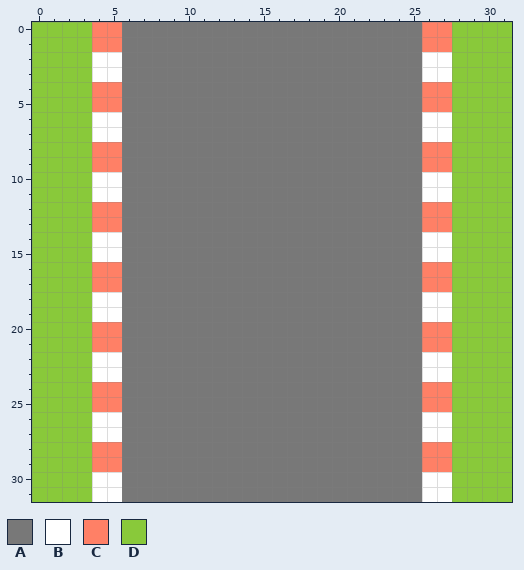
Pixel-art sprite, stored at res/imgs/tiles/road_20V.png. Above: the version before the commit.
The file is 128x128 pixels, drawn in blocks of 4x4; one block is one cell here.
Palette (. is transparent): A #787878  B #ffffff  C #ff8066  D #89c93a
After:
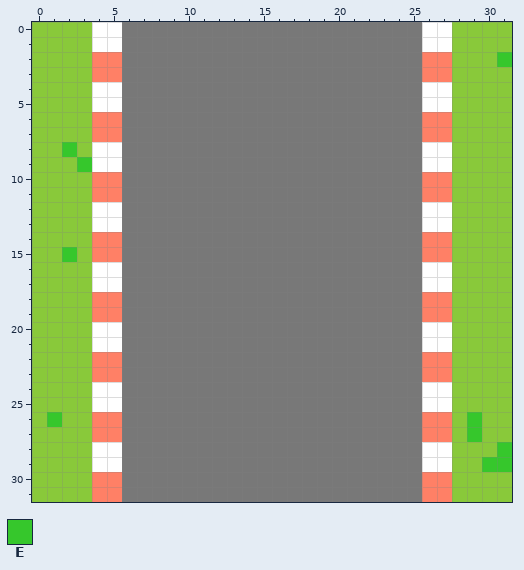
Colours new in this view: E #36c72c
What changed:
@@ palette @@
-B #ffffff
+B #ff8066
-C #ff8066
+C #ffffff
@@ x 29..31 @@
  1 DDD
- 2 DDD
+ 2 DDE
  3 DDD
@@ x 0..5 @@
  7 DDDDBB
- 8 DDDDCC
- 9 DDDDCC
+ 8 DDEDCC
+ 9 DDDECC
 10 DDDDBB
@@ x 0..4 @@
 14 DDDDB
-15 DDDDB
+15 DDEDB
 16 DDDDC
@@ x 0..31 @@
 25 DDDDCCAAAAAAAAAAAAAAAAAAAACCDDDD
-26 DDDDBBAAAAAAAAAAAAAAAAAAAABBDDDD
-27 DDDDBBAAAAAAAAAAAAAAAAAAAABBDDDD
-28 DDDDCCAAAAAAAAAAAAAAAAAAAACCDDDD
-29 DDDDCCAAAAAAAAAAAAAAAAAAAACCDDDD
+26 DEDDBBAAAAAAAAAAAAAAAAAAAABBDEDD
+27 DDDDBBAAAAAAAAAAAAAAAAAAAABBDEDD
+28 DDDDCCAAAAAAAAAAAAAAAAAAAACCDDDE
+29 DDDDCCAAAAAAAAAAAAAAAAAAAACCDDEE
 30 DDDDBBAAAAAAAAAAAAAAAAAAAABBDDDD
Where, in picture pixels (left, top, right, bottom), the same in both pictures:
changed: (47, 22, 122, 502)
changed: (422, 22, 512, 502)
